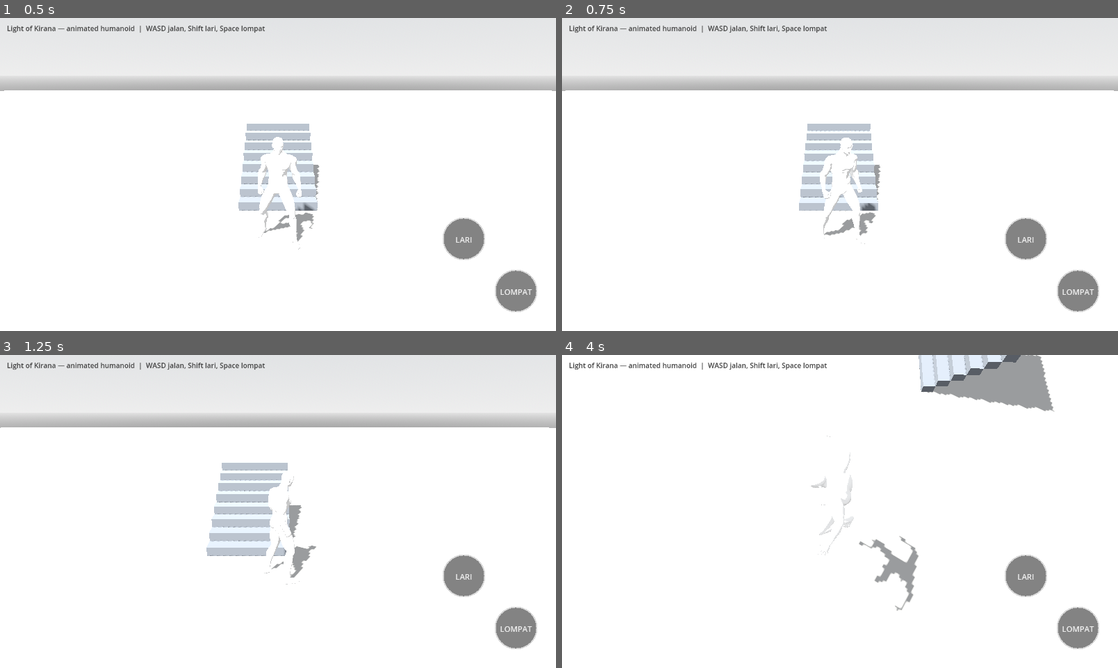
Above: before the commit, frames 1-4 (two rows, left to right).
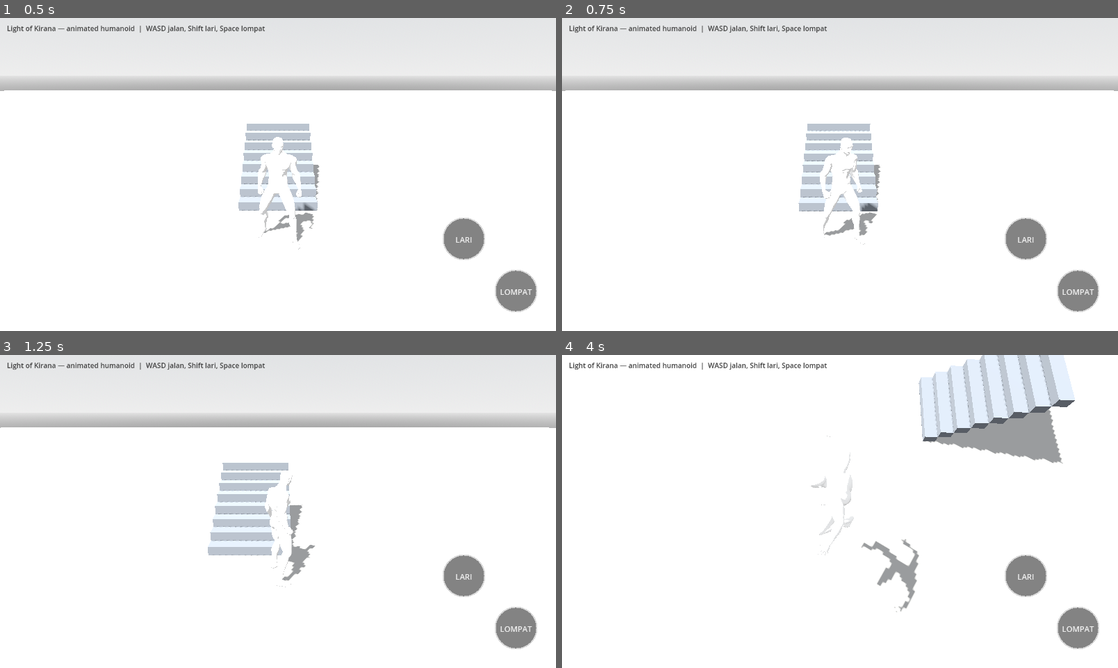
Above: after the commit, the same moments.

Repository: bagus123triga/light-of-kirana
Game: Godot game, scene res://scenes/main.tscn
Two runs of this game, one before a commit and one after it. Both use one fixed random seed, a clock stepped at 60 frames per second and the inputs below.
Inputs (mouse positions are in pixels of both pictures, inside the frame that each line leads up to):
- Up to frame 1 (0.5 s): no input
- Up to frame 2 (0.75 s): tap Enter at 0.5 s; drag from (617, 271) to (895, 105) at 0.52 s
- Up to frame 3 (1.25 s): no input
- Up to frame 4 (4 s): drag from (1023, 577) to (812, 574) at 1.27 s; move the mouse to (1079, 627) at 2.02 s; hold D 2.03-2.75 s; hold Shift 2.03-2.75 s; click (1079, 627) at 2.17 s; drag from (812, 574) to (673, 464) at 2.77 s; move the mouse to (1006, 558) at 3.52 s; hold A from 3.53 s (still down); hold Shift from 3.53 s (still down); tap Space at 3.77 s

Frame 1 is identical in both runs. In frame 2, 0.1% of the frame differs, in the area x 42-58%, y 34-73%; in frame 3, 0.6%; in frame 4, 7.9%, in the area x 50-93%, y 0-83%.

Commit message:
Improve grounded movement physics and animation sync

Diff:
--- a/scripts/animated_humanoid.gd
+++ b/scripts/animated_humanoid.gd
@@ -6,10 +6,18 @@
 
 const WALK_SPEED := 2.0
 const RUN_SPEED := 5.5
-const GRAVITY := 20.0
-const JUMP_VELOCITY := 6.5
-const ACCELERATION := 12.0
-const BRAKING := 16.0
+const GRAVITY := 22.0
+const JUMP_VELOCITY := 7.0
+
+# Ground movement has deliberate acceleration, strong stopping friction,
+# and a quicker response when the player reverses direction.
+const GROUND_ACCELERATION := 14.0
+const GROUND_FRICTION := 26.0
+const DIRECTION_CHANGE_ACCELERATION := 24.0
+
+# In the air, preserve momentum and allow only limited steering.
+const AIR_ACCELERATION := 3.5
+const AIR_DRAG := 0.7
 
 const IDLE := &"Idle_relaxed"
 const WALK := &"Walk_forwards"
@@ -78,8 +86,23 @@
 	var desired_speed := RUN_SPEED if is_running else WALK_SPEED
 	var desired_horizontal := wish_dir * desired_speed
 	var horizontal := Vector3(velocity.x, 0.0, velocity.z)
-	var rate := ACCELERATION if desired_horizontal.length() > horizontal.length() else BRAKING
-	horizontal = horizontal.move_toward(desired_horizontal, rate * delta)
+	var has_move_input := wish_dir.length_squared() > 0.0025
+
+	if was_on_floor:
+		if has_move_input:
+			var reversing := horizontal.length_squared() > 0.04 and horizontal.normalized().dot(desired_horizontal.normalized()) < -0.15
+			var acceleration := DIRECTION_CHANGE_ACCELERATION if reversing else GROUND_ACCELERATION
+			horizontal = horizontal.move_toward(desired_horizontal, acceleration * delta)
+		else:
+			# Strong ground friction prevents skating after releasing the stick.
+			horizontal = horizontal.move_toward(Vector3.ZERO, GROUND_FRICTION * delta)
+	else:
+		if has_move_input:
+			horizontal = horizontal.move_toward(desired_horizontal, AIR_ACCELERATION * delta)
+		else:
+			# Keep most horizontal momentum while airborne.
+			horizontal = horizontal.move_toward(Vector3.ZERO, AIR_DRAG * delta)
+
 	velocity.x = horizontal.x
 	velocity.z = horizontal.z
 
@@ -118,11 +141,12 @@
 	if horizontal_speed < 0.12:
 		_play_animation(IDLE, 1.0)
 	elif is_running and horizontal_speed >= 4.3:
-		_play_animation(SPRINT, clampf(horizontal_speed / 9.0, 0.5, 1.0))
+		_play_animation(SPRINT, clampf(horizontal_speed / RUN_SPEED, 0.75, 1.2))
 	elif is_running:
-		_play_animation(JOG, clampf(horizontal_speed / 6.0, 0.55, 1.15))
+		_play_animation(JOG, clampf(horizontal_speed / 3.8, 0.7, 1.2))
 	else:
-		_play_animation(WALK, clampf(horizontal_speed / 1.08, 0.65, 2.2))
+		# The walk cycle is authored for a pace close to WALK_SPEED.
+		_play_animation(WALK, clampf(horizontal_speed / WALK_SPEED, 0.75, 1.2))
 
 
 func _play_animation(animation_name: StringName, playback_rate: float = 1.0, blend: float = 0.18) -> void:
